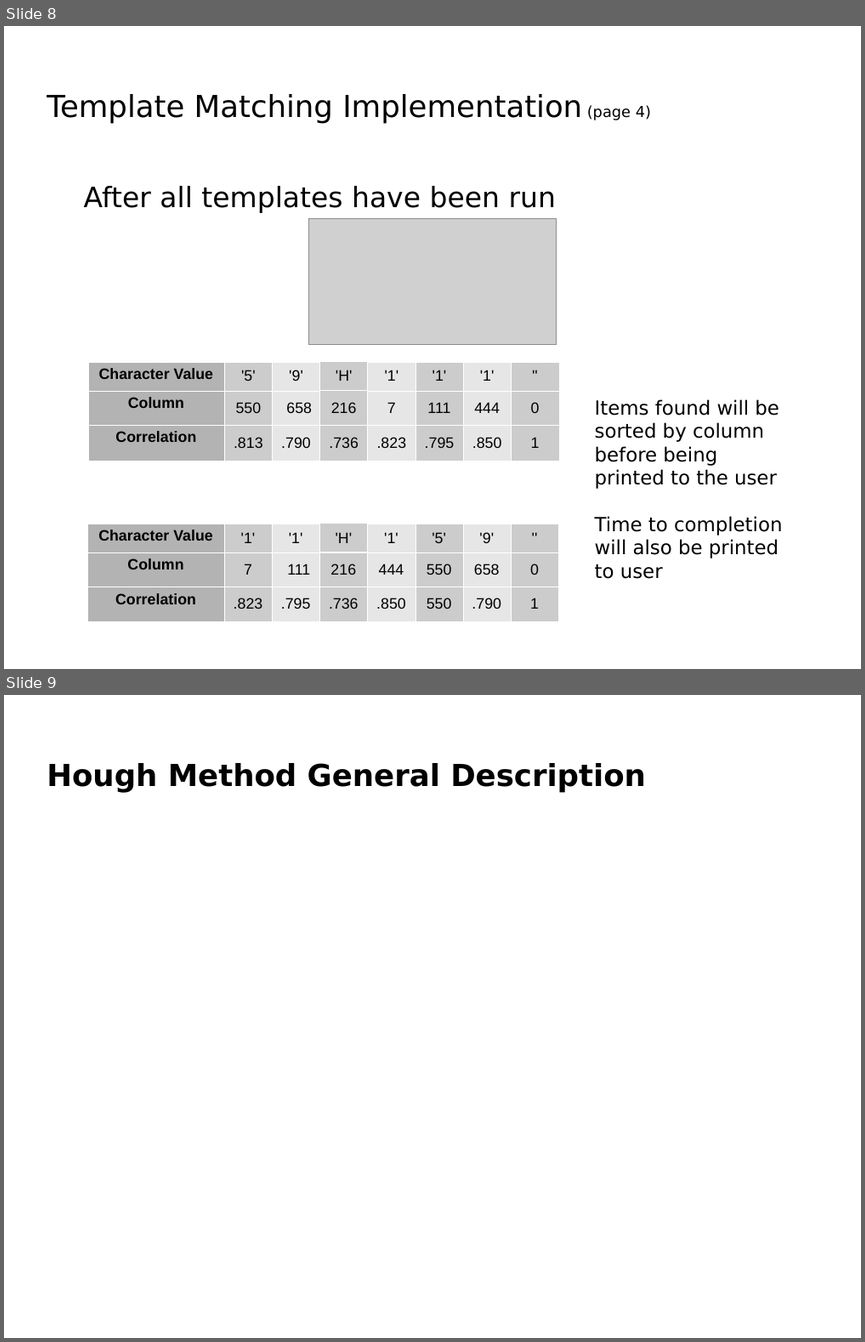
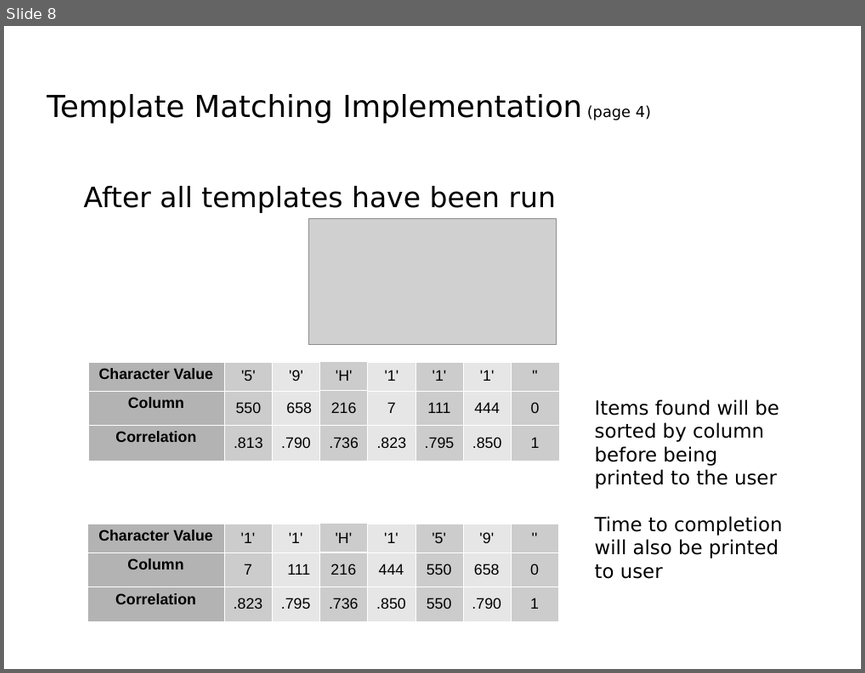
Before and after one commit to Luke-Meyer/dip_project, a slide deck: Presentation/License Plate Sequence Extraction.odp. Shown one above the other, each under a label of ours: slides 8 and 9 before the commit, slide 8 after it. The pictures are 865x1342 and 865x673 pixels, drawn with LibreOffice and Linux fonts; fonts in the diff are those of the drawing; grey boxes stand for pictures; background and template pictures are left out. Boxes give left, top, right and bottom in pixels: in the first picture for what was removed or moved away, otherwise in the second. Text is boxed around its words. In the diff, an @@ line names an element or a change of style, - is before the commit and + after.

```diff
--- a/Presentation/License Plate Sequence Extraction.odp
+++ b/Presentation/License Plate Sequence Extraction.odp
@@ slide 9 removed at (4, 695, 861, 1338), background picture (left out) @@
@@ title removed at (46, 763, 646, 793) @@
-Hough Method General Description
```
Also in this commit, not shown: 6 slides changed, 5 slides added, 4 other files.
